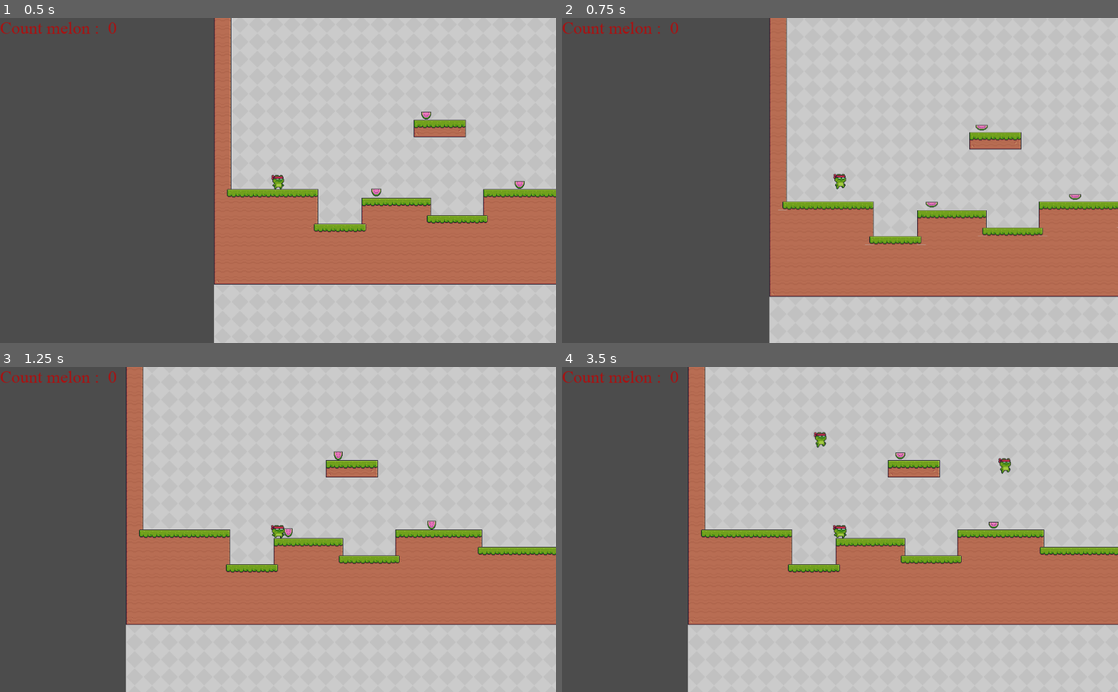
Above: before the commit, frames 1-4 (two rows, left to right).
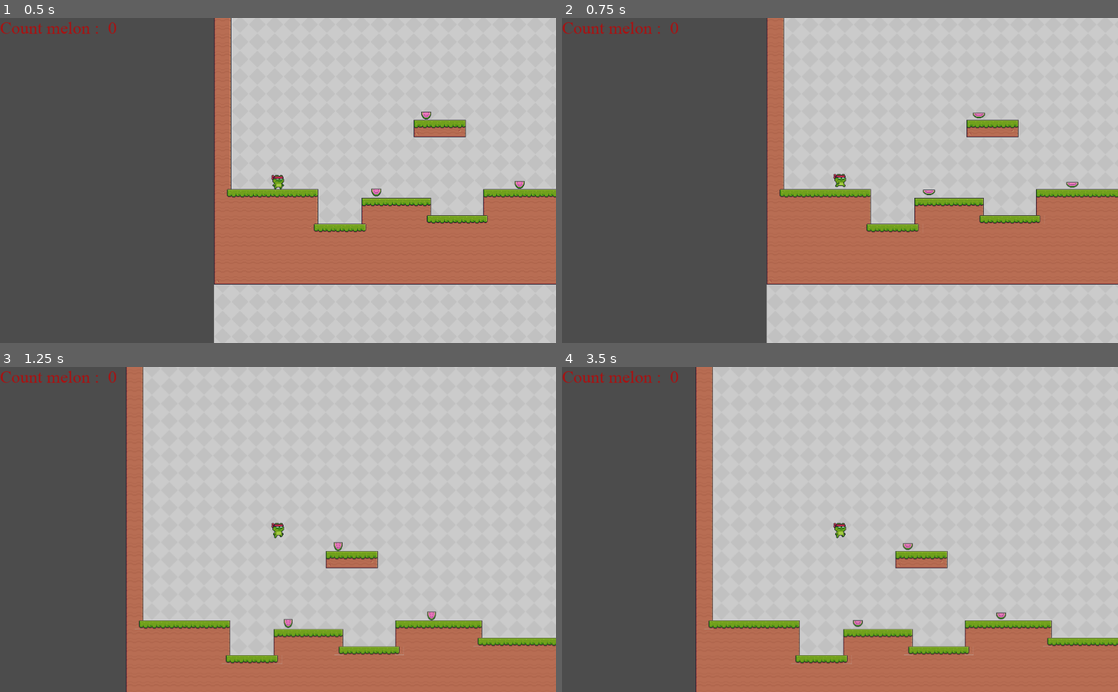
Above: after the commit, the same moments.

Repository: bavtim/platformer_game
Game: Godot game, scene res://level_1.tscn
Two runs of this game, one before a commit and one after it. Both use one fixed random seed, a clock stepped at 60 frames per second and the inputs below. The engine's default icon, where the game draws it, is replaced by a stand-in: a white triangle on a blue panel in a dark square.
Inputs:
- Up to frame 1 (0.5 s): no input
- Up to frame 2 (0.75 s): hold Right (ui_right) from 0.53 s (still down); tap R (spawn) at 0.6 s
- Up to frame 3 (1.25 s): keep holding Right (ui_right); tap Up (ui_up) at 0.77 s
- Up to frame 4 (3.5 s): tap R (spawn) at 1.35, 2.1, 2.85 s; tap Up (ui_up) at 1.52, 3.02 s; release Right (ui_right) at 2.03 s; hold Left (ui_left) 2.03-2.78 s; hold Right (ui_right) from 2.78 s (still down)

Frame 1 is identical in both runs. In frame 2, 8.7% of the frame differs, in the area x 36-100%, y 0-100%; in frame 3, 34%; in frame 4, 36%, in the area x 22-100%, y 0-100%.

Commit message:
fix after fix after fix
fix after fix after fix

Diff:
--- /dev/null
+++ b/Enemy_test.gd
@@ -0,0 +1,29 @@
+extends KinematicBody2D
+export var speed=150
+signal kill
+var start_point = Vector2()
+func _ready():
+	start_point=self.position
+	print(start_point)
+func _process(delta):
+	var Move = Vector2()
+	var body = get_node("View_attack").get_overlapping_bodies()
+	if (body.size()!=0):
+		for subbody in body:
+			if (subbody in get_tree().get_nodes_in_group("Enemy_detecting")):
+				if(subbody.position.x< self.position.x):
+					Move+=Vector2(-1,0)
+				if(subbody.position.x> self.position.x):
+					Move+=Vector2(1,0)
+				if(subbody.position.y< self.position.y):
+					Move+=Vector2(0,-1)
+				if(subbody.position.y> self.position.y):
+					Move+=Vector2(0,1)
+	var killer = get_node("Killer").get_overlapping_bodies()
+	if (killer.size()!=0):
+		for subbody in killer:
+			if (subbody in get_tree().get_nodes_in_group("Enemy_detecting")):
+				emit_signal("kill")
+
+	Move=Move.normalized()*speed*delta
+	Move=move_and_slide(Move,Vector2(0,-1))
--- /dev/null
+++ b/Enemy_test.tscn
@@ -0,0 +1,33 @@
+[gd_scene load_steps=6 format=2]
+
+[ext_resource path="res://Enemy_test.gd" type="Script" id=1]
+[ext_resource path="res://icon.png" type="Texture" id=2]
+
+[sub_resource type="RectangleShape2D" id=1]
+extents = Vector2( 32, 32 )
+
+[sub_resource type="CircleShape2D" id=2]
+radius = 432.057
+
+[sub_resource type="RectangleShape2D" id=3]
+extents = Vector2( 36.5, 36 )
+
+[node name="Enemy_test" type="KinematicBody2D"]
+script = ExtResource( 1 )
+
+[node name="CollisionShape2D" type="CollisionShape2D" parent="."]
+shape = SubResource( 1 )
+
+[node name="Sprite" type="Sprite" parent="."]
+texture = ExtResource( 2 )
+
+[node name="View_attack" type="Area2D" parent="."]
+
+[node name="CollisionShape2D" type="CollisionShape2D" parent="View_attack"]
+shape = SubResource( 2 )
+
+[node name="Killer" type="Area2D" parent="."]
+
+[node name="CollisionShape2D" type="CollisionShape2D" parent="Killer"]
+position = Vector2( 0.5, -1 )
+shape = SubResource( 3 )
--- a/Melon.gd
+++ b/Melon.gd
@@ -20,7 +20,6 @@
 
 
 func _on_Melon_body_entered(body):
-	print(body.get_name())
 	if(body.get_name() == "KinematicBody2D"):
 		hide()
 		emit_signal("tooken")
--- a/level_1.gd
+++ b/level_1.gd
@@ -3,14 +3,8 @@
 var player = preload ("res://KinematicBody2D.tscn")
 func _process(delta):
 	if Input.is_action_just_pressed("spawn"):
-		destroy()
-		spawn()
-func destroy():
-	for i in range(self.get_child_count()):
-		if(self.get_child(i).name=="KinematicBody2D"):
-			self.get_child(i).queue_free()
+		$KinematicBody2D.position=Vector2(100,550)
 
-func spawn():
-	var play_spawn = player.instance()
-	play_spawn.position=Vector2(100,500);
-	self.add_child(play_spawn)
+
+func _on_Enemy_test_kill():
+	$KinematicBody2D.position=Vector2(100,550)
--- a/level_1.tscn
+++ b/level_1.tscn
@@ -7,6 +7,7 @@
 [ext_resource path="res://Hud.tscn" type="PackedScene" id=5]
 [ext_resource path="res://Hud.gd" type="Script" id=6]
 [ext_resource path="res://level_1.gd" type="Script" id=7]
+[ext_resource path="res://Enemy_test.tscn" type="PackedScene" id=8]
 
 [sub_resource type="TileSet" id=1]
 0/name = "Gray.png 0"
@@ -179,7 +180,7 @@
 format = 1
 tile_data = PoolIntArray( 0, 0, 65536, 1, 0, 65538, 241, 0, 65538, 65536, 0, 65536, 65537, 0, 65538, 65777, 0, 65538, 1 …(43381 unchanged characters)…
 
-[node name="KinematicBody2D" parent="." instance=ExtResource( 3 )]
+[node name="KinematicBody2D" parent="." groups=["Enemy_detecting"] instance=ExtResource( 3 )]
 position = Vector2( 118, 504 )
 
 [node name="Fruit" type="Node2D" parent="."]
@@ -197,8 +198,13 @@
 
 [node name="Hud" parent="." instance=ExtResource( 5 )]
 script = ExtResource( 6 )
+
+[node name="Enemy_test" parent="." instance=ExtResource( 8 )]
+position = Vector2( 1006, 360 )
+speed = 7500
 
 [connection signal="score" from="KinematicBody2D" to="Hud" method="_on_KinematicBody2D_score"]
 [connection signal="tooken" from="Fruit/Melon/Melon" to="KinematicBody2D" method="_on_Melon_tooken"]
 [connection signal="tooken" from="Fruit/Melon/Melon2" to="KinematicBody2D" method="_on_Melon2_tooken"]
 [connection signal="tooken" from="Fruit/Melon/Melon3" to="KinematicBody2D" method="_on_Melon3_tooken"]
+[connection signal="kill" from="Enemy_test" to="." method="_on_Enemy_test_kill"]
Not shown: 1 places in level_1.tscn that only renumber resources
